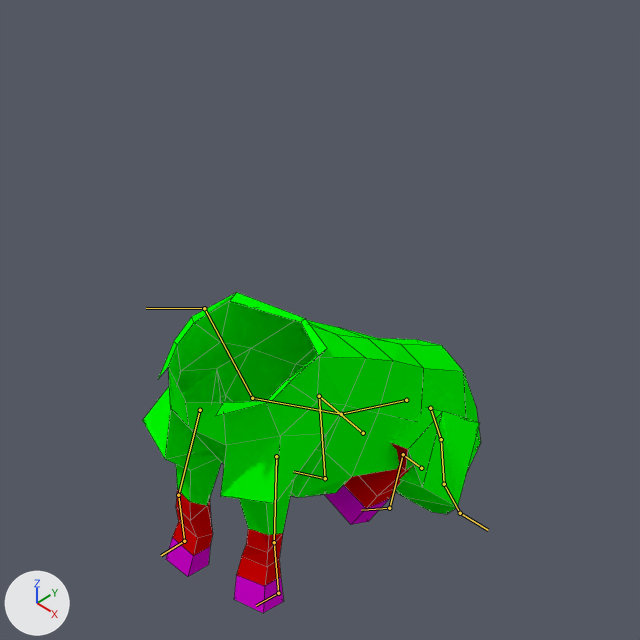
One commit to the Blender file data/.wolf3d/N3Ddata.cdogscpn/graphics/chars/bodies/sheep/src.blend: the scene before it, then after it.
Before and after are seen from the file's camera 'Camera'. The lights are fixed; the arrows at lower left show +X, +Y and +Z. Both versions are drawn at frame 0 of the action 'idle_handgun'; the numbers are the values there. The bones that bend it are drawn over the model as lines. Mesh edges are drawn as thin lines.

In view in the first picture: 'Sheep'.
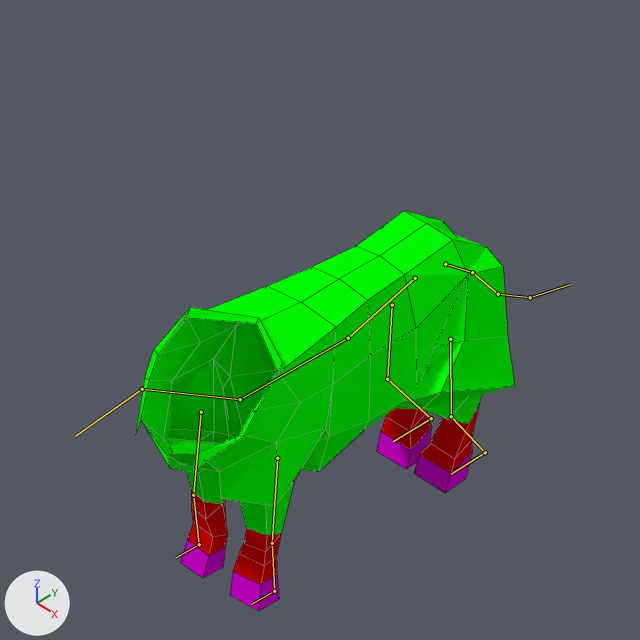
Where the change shows, as pixel boxes (x1, y1, x2, y2) in the pictures (640 x 640 px):
```json
{"object": "Sheep", "change": "posed", "before": [142, 292, 481, 613], "after": [135, 211, 515, 611], "on screen": "12% wider, 25% taller"}
{"bone": "Bone", "before": "(406, 400) to (341, 414)", "after": "(415, 278) to (348, 338)"}
```

Edits to the scene script, one JSON object a line:
```json
{"block": "bone_bone", "where": "bone_bone = bpy.data.objects['armature'].pose.bones['Bone']"}
{"op": "set", "path": "bone_bone.location", "old": "(1.32, 0.46, 0.0)", "new": "(0.0, 0.0, 0.0)"}
{"op": "set", "path": "bone_bone.rotation_quaternion", "old": "(1.0, 0.0, 0.0, 0.3)", "new": "(1.0, 0.0, 0.0, 0.0)", "note": "degrees (0, 0, 33) -> degrees (0, 0, 0)"}
{"block": "bone_ikfrontright", "where": "bone_ikfrontright = bpy.data.objects['armature'].pose.bones['IKFrontRight']"}
{"op": "set", "path": "bone_ikfrontright.location", "old": "(0.08, 0.11, 0.06)", "new": "(0.0, 0.0, 0.0)"}
{"block": "bone_ikfrontleft", "where": "bone_ikfrontleft = bpy.data.objects['armature'].pose.bones['IKFrontLeft']"}
{"op": "set", "path": "bone_ikfrontleft.location", "old": "(-0.07, 0.02, 0.03)", "new": "(0.0, 0.0, 0.0)"}
{"block": "bone_ikbackright", "where": "bone_ikbackright = bpy.data.objects['armature'].pose.bones['IKBackRight']"}
{"op": "set", "path": "bone_ikbackright.location", "old": "(0.0, 1.42, 0.04)", "new": "(0.0, 0.0, 0.0)"}
{"block": "bone_ikbackleft", "where": "bone_ikbackleft = bpy.data.objects['armature'].pose.bones['IKBackLeft']"}
{"op": "set", "path": "bone_ikbackleft.location", "old": "(0.0, 1.28, 0.02)", "new": "(0.0, 0.0, 0.0)"}
```
